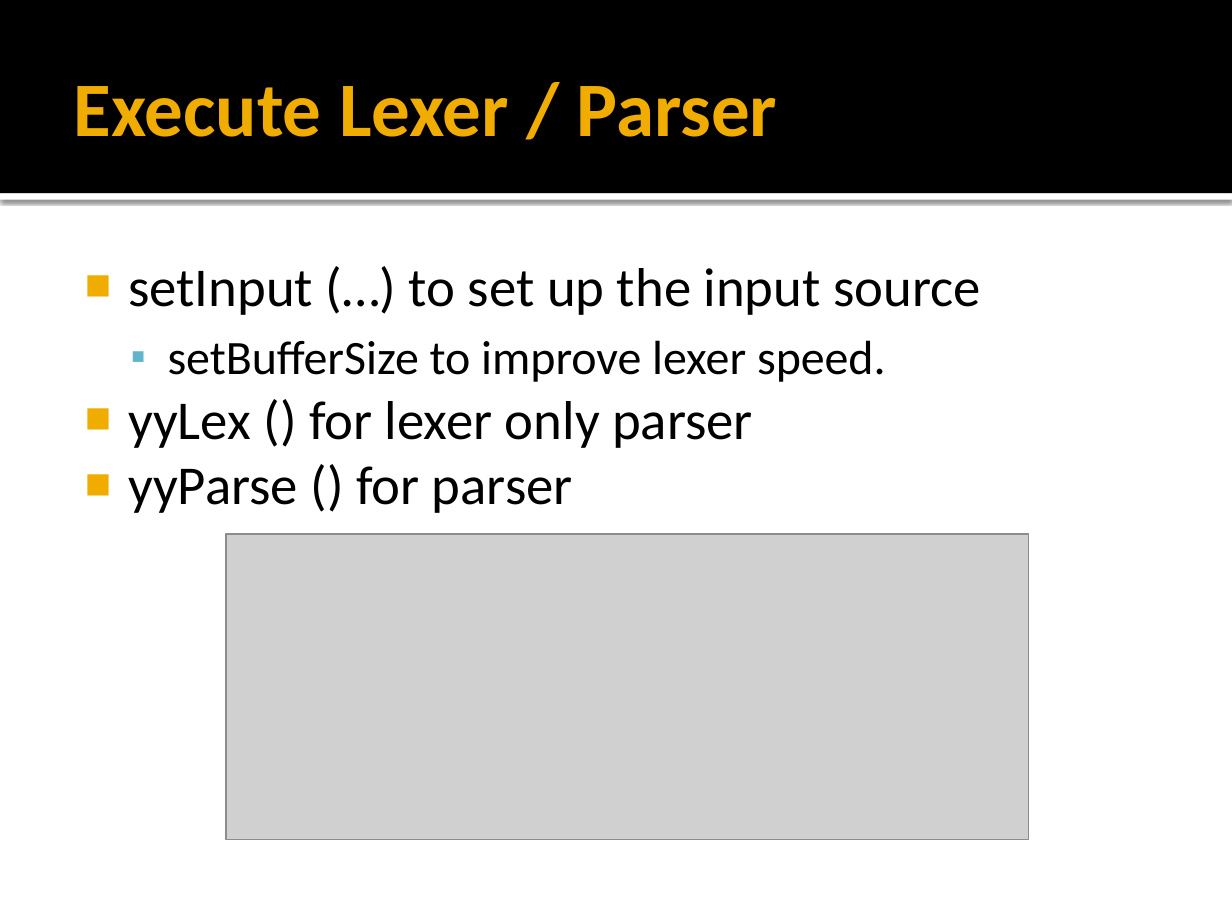
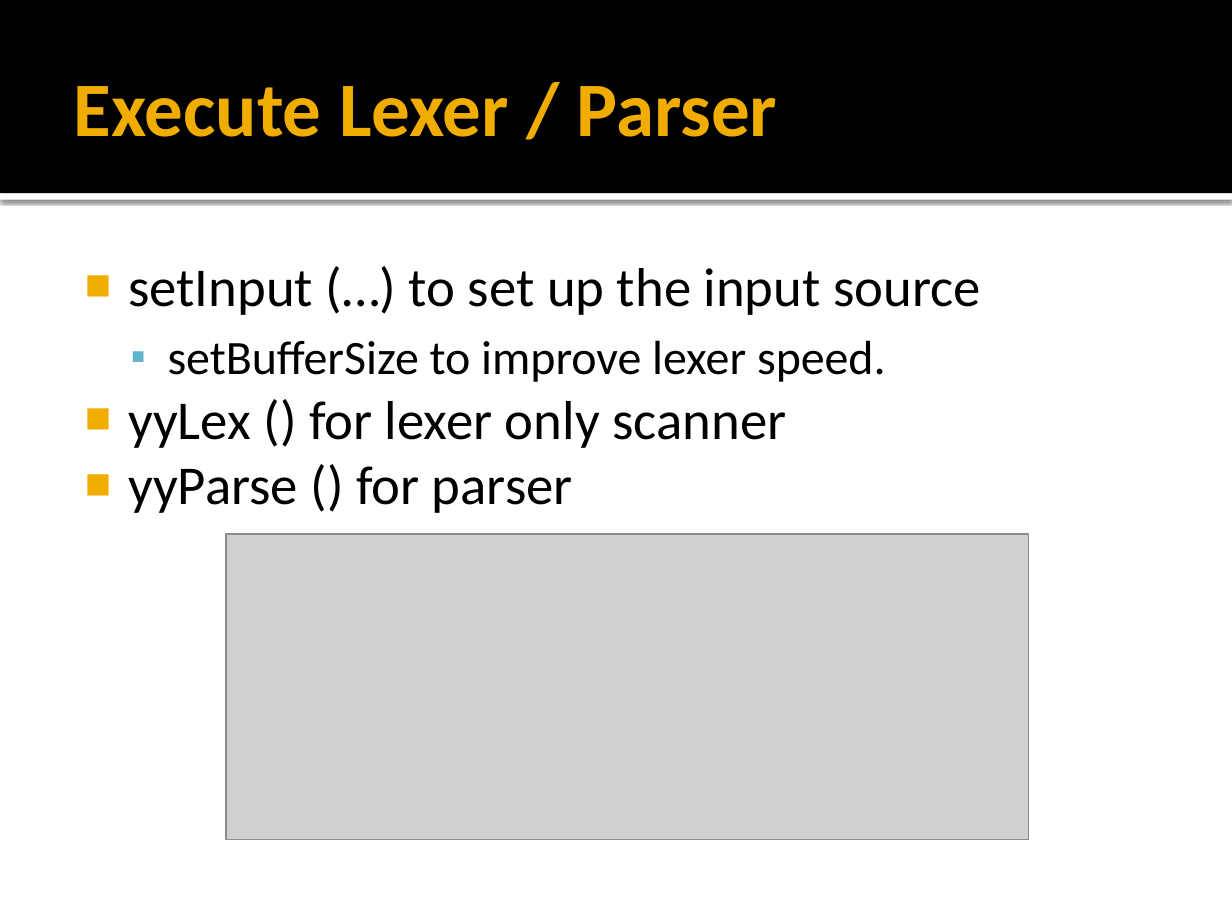
Before and after one commit to coconut2015/cookcc, a slide deck: slide 24 of trunk/doc/CookCC.pptx (slide 21 before the commit). Drawn at 1232x924 pixels with LibreOffice and Linux fonts; fonts in the diff are those of the drawing; grey boxes stand for pictures. Boxes give left, top, right and bottom in pixels: in the first picture for what was removed or moved away, otherwise in the second. Text is boxed around its words. In the diff, an @@ line names an element or a change of style, - is before the commit and + after.

Commit message:
update 3 cases for parsers.

```diff
--- a/trunk/doc/CookCC.pptx
+++ b/trunk/doc/CookCC.pptx
@@ text at [128, 401, 786, 448]: text changed @@
-■ yyLex () for lexer only parser
+■ yyLex () for lexer only scanner
```
Also in this commit, not shown: 6 other slides changed, 3 slides added, 1 other file.
